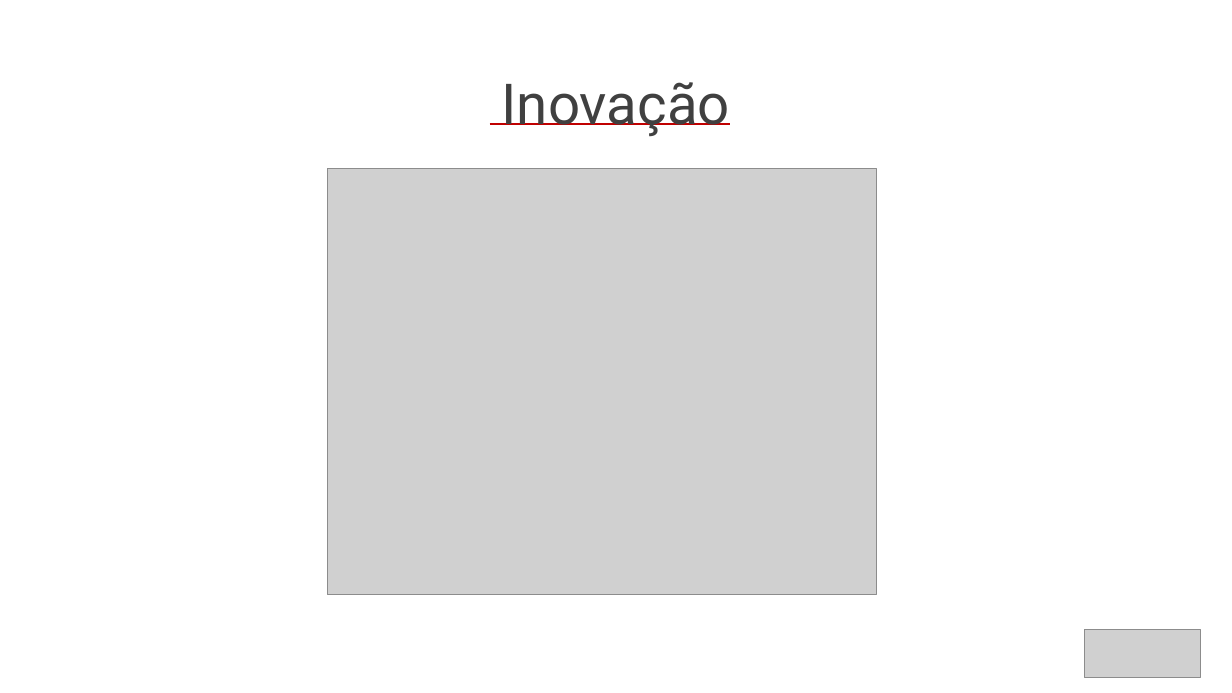
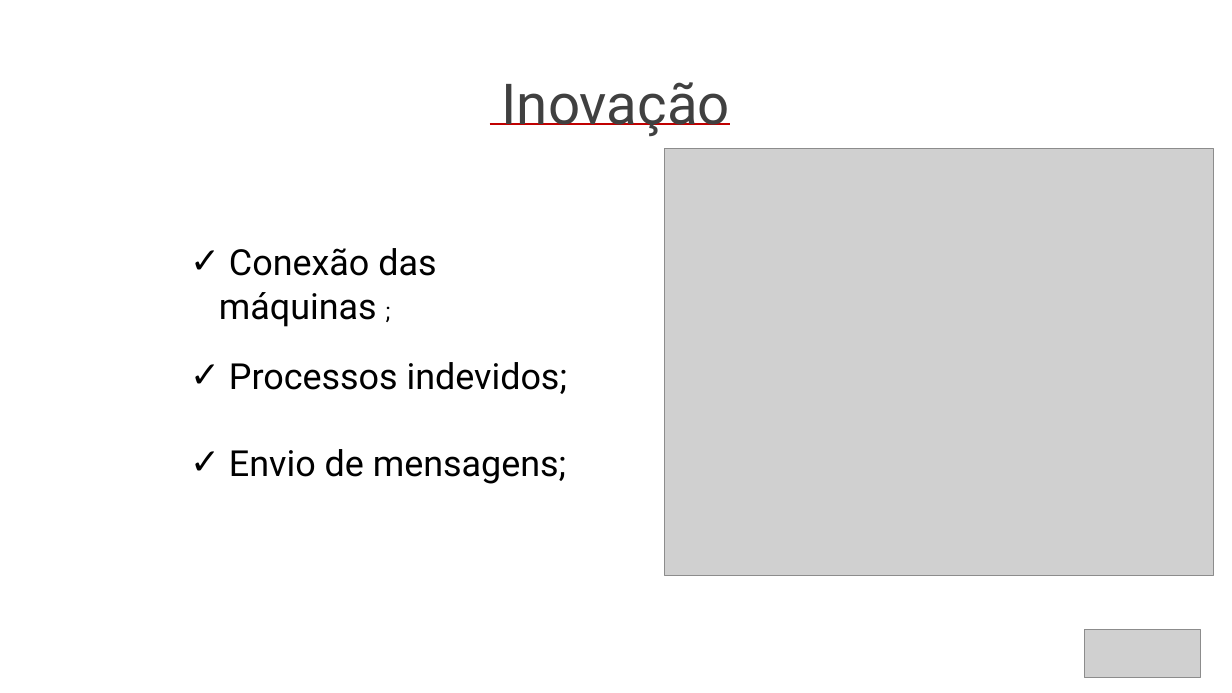
Before and after one commit to BandTec/grupo-07-adsa-20201, a slide deck: slide 6 of Documentação/slide v2.1.pptx. Drawn at 1232x693 pixels with LibreOffice and Linux fonts; fonts in the diff are those of the drawing; grey boxes stand for pictures. Boxes give left, top, right and bottom in pixels: in the first picture for what was removed or moved away, otherwise in the second. Text is boxed around its words. In the diff, an @@ line names an element or a change of style, - is before the commit and + after.

Commit message:
Atuaização slide e java

```diff
--- a/Documentação/slide v2.1.pptx
+++ b/Documentação/slide v2.1.pptx
@@ picture: place and size @@
-picture at [327, 168, 876, 595]
+picture at [665, 149, 1214, 576]
@@ text added at [219, 248, 568, 484], 28 pt, text #000000 @@
+✓ Conexão das máquinas ;
+✓ Processos indevidos;
+✓ Envio de mensagens;
```
Also in this commit, not shown: 5 other files.
